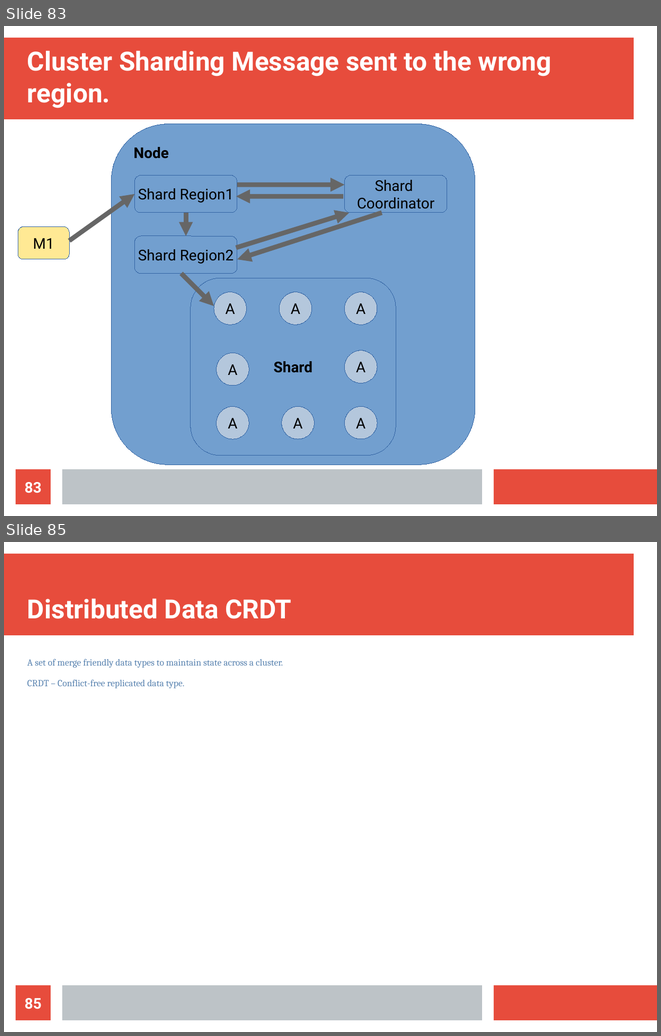
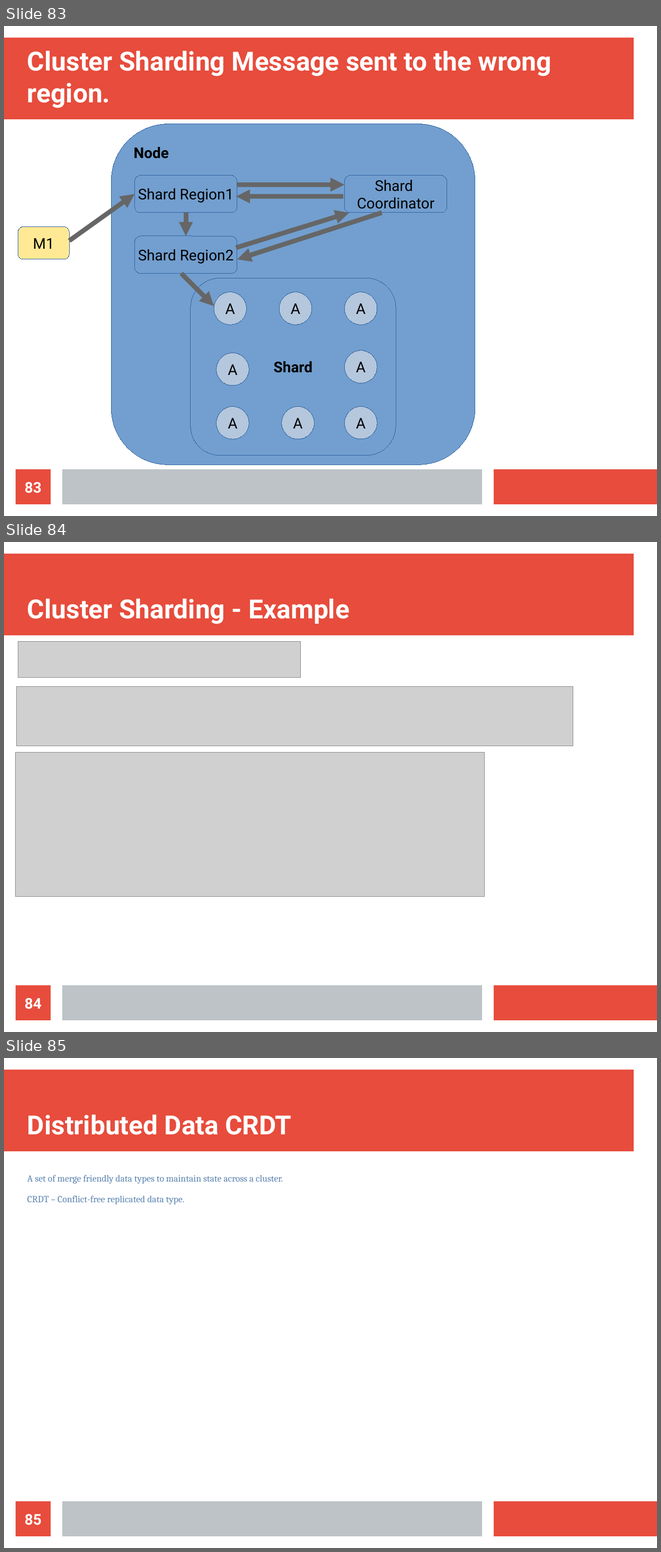
Before and after one commit to bytemania/akka-java-cluster, a slide deck: src/main/resources/res/presentation.odp. Shown one above the other, each under a label of ours: slides 83 and 85 before the commit, slides 83, 84 and 85 after it; the slides between them are not shown. The pictures are 661x1036 and 661x1552 pixels, drawn with LibreOffice and Linux fonts; fonts in the diff are those of the drawing; grey boxes stand for pictures. Boxes give left, top, right and bottom in pixels: in the first picture for what was removed or moved away, otherwise in the second. Text is boxed around its words. In the diff, an @@ line names an element or a change of style, - is before the commit and + after.

Commit message:
sharding

```diff
--- a/src/main/resources/res/presentation.odp
+++ b/src/main/resources/res/presentation.odp
@@ slide 84 added at box(4, 542, 657, 1032), background #FFFFFF; not listed: 3 template elements that a slide beside it also shows @@
@@ title added at box(27, 598, 350, 624), 32 pt, text #FFFFFF, bold @@
+Cluster Sharding - Example
@@ picture added at box(18, 642, 301, 677) @@
@@ picture added at box(16, 687, 573, 746) @@
@@ picture added at box(15, 752, 485, 897) @@
@@ page number added at box(16, 985, 51, 1020), fill #E74C3C, 18 pt, text #FFFFFF, bold @@
+84
```
Also in this commit, not shown: 7 slides changed, 1 slide removed, 6 other files.
